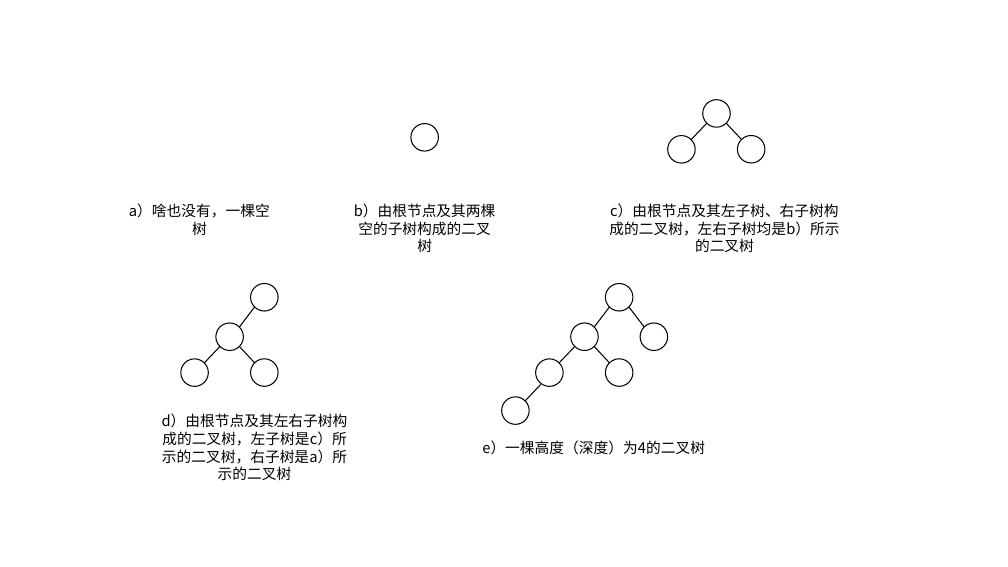
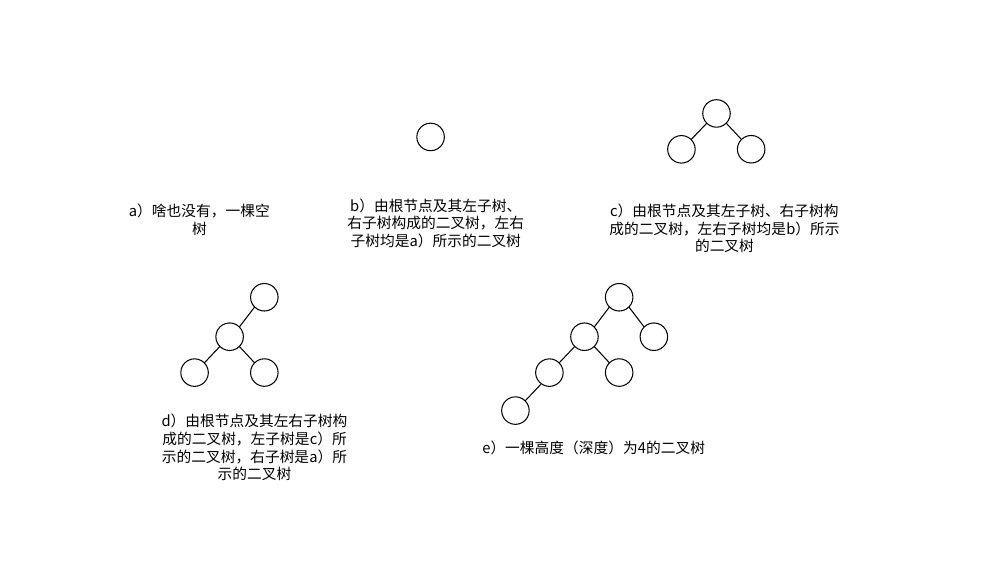
Before and after one commit to CoreLoop163/CoreLoopBooks, a slide deck: slide 4 of data_structure/assets/pics_and_ppts/ch4/画图用.pptx. Drawn at 1008x567 pixels with LibreOffice and Linux fonts; fonts in the diff are those of the drawing. Boxes give left, top, right and bottom in pixels: in the first picture for what was removed or moved away, otherwise in the second. Text is boxed around its words. In the diff, an @@ line names an element or a change of style, - is before the commit and + after.

```diff
--- a/data_structure/assets/pics_and_ppts/ch4/画图用.pptx
+++ b/data_structure/assets/pics_and_ppts/ch4/画图用.pptx
@@ ellipse: place and size @@
-ellipse at [411,123,439,150]
+ellipse at [417,123,444,150]
@@ text at [347,198,524,248]: text changed @@
-b）由根节点及其两棵空的子树构成的二叉树
+b）由根节点及其左子树、右子树构成的二叉树，左右子树均是a）所示的二叉树
```
Also in this commit, not shown: 5 slides added, 3 slides removed, 25 other files.
